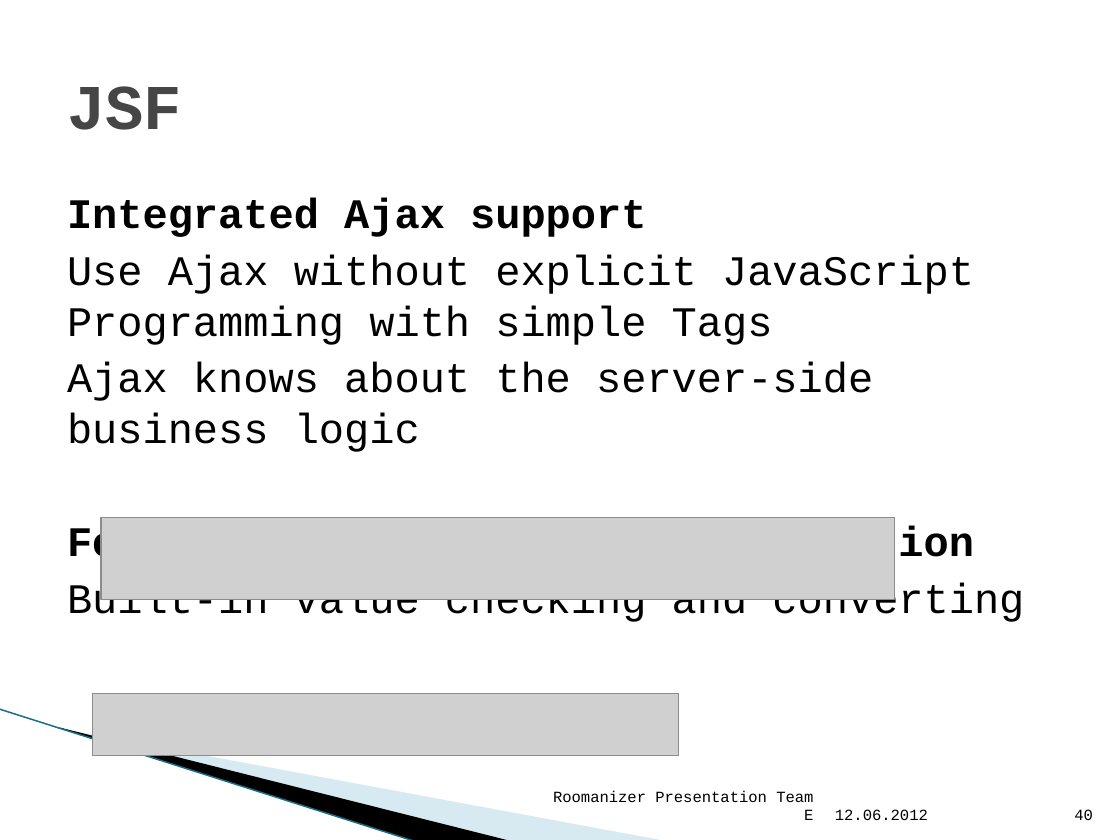
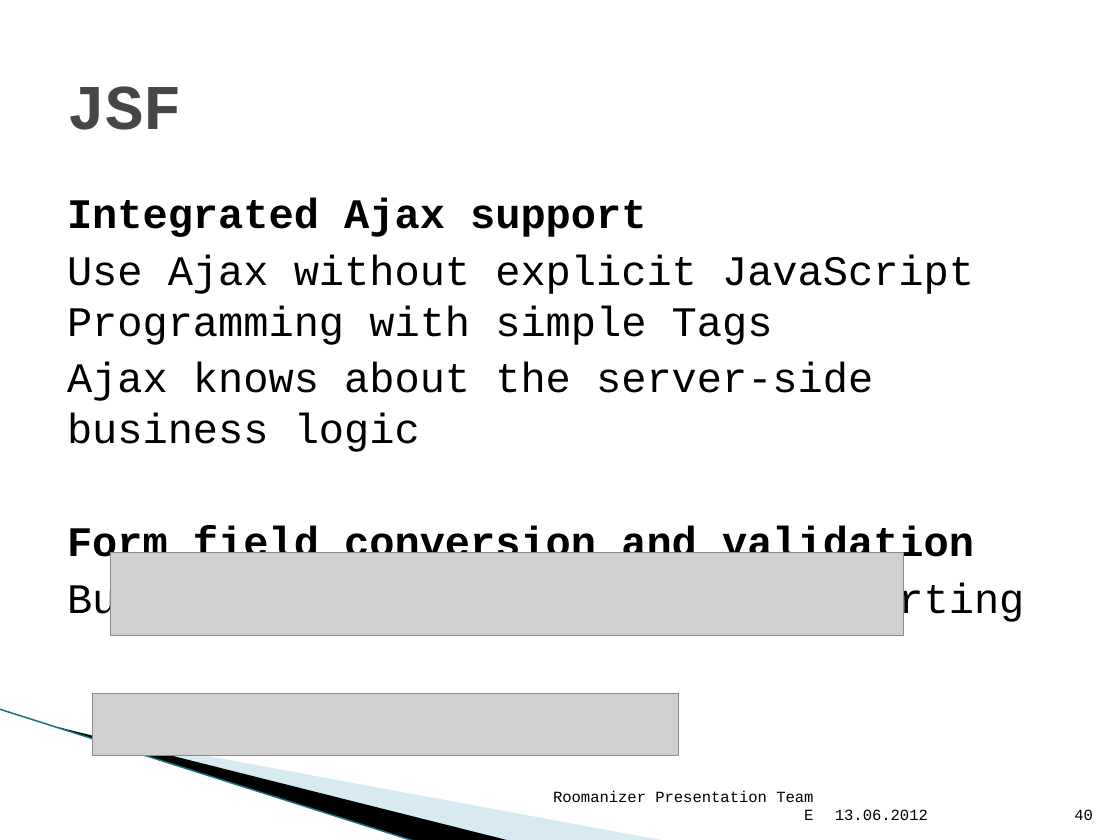
Before and after one commit to markusmo/HotelSoftware, a slide deck: slide 40 of Documentation/Praesentation/PresentationRoomanizer.pptx. Drawn at 1120x840 pixels with LibreOffice and Linux fonts; fonts in the diff are those of the drawing; grey boxes stand for pictures; background and template pictures are left out. Boxes give left, top, right and bottom in pixels: in the first picture for what was removed or moved away, otherwise in the second. Text is boxed around its words. In the diff, an @@ line names an element or a change of style, - is before the commit and + after.

```diff
--- a/Documentation/Praesentation/PresentationRoomanizer.pptx
+++ b/Documentation/Praesentation/PresentationRoomanizer.pptx
@@ picture: place and size @@
-picture at bbox=[101, 517, 894, 600]
+picture at bbox=[110, 552, 903, 635]
@@ text at bbox=[835, 809, 928, 820]: text changed @@
-12.06.2012
+13.06.2012
```
Also in this commit, not shown: 44 other slides changed, 2 other files.
